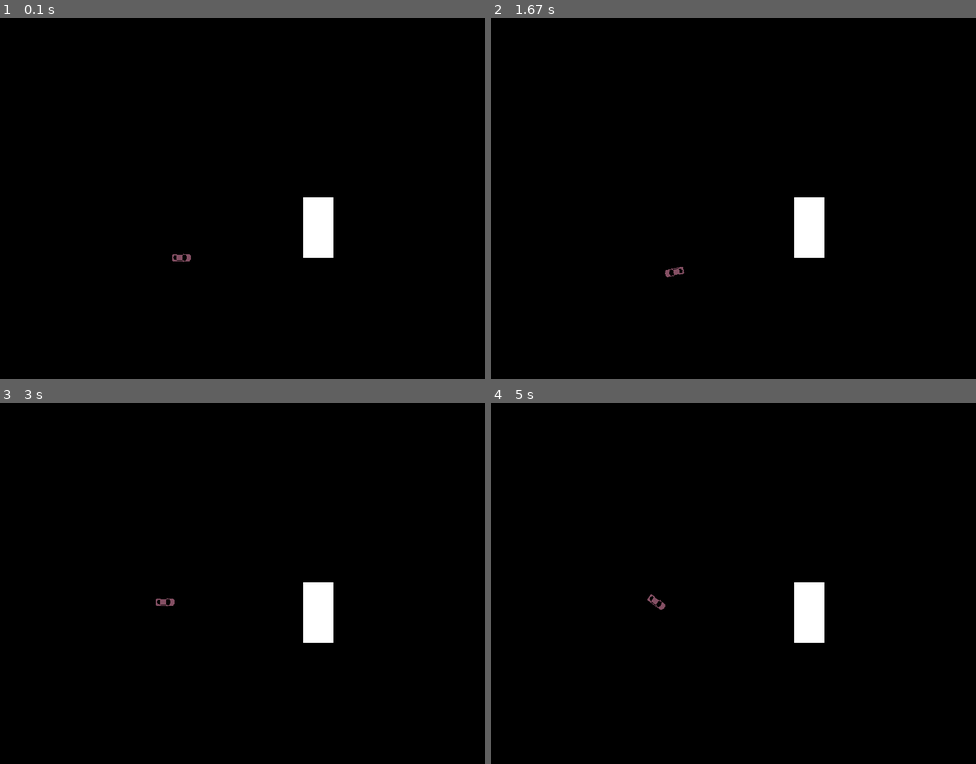
Above: before the commit, frames 1-4 (two rows, left to right).
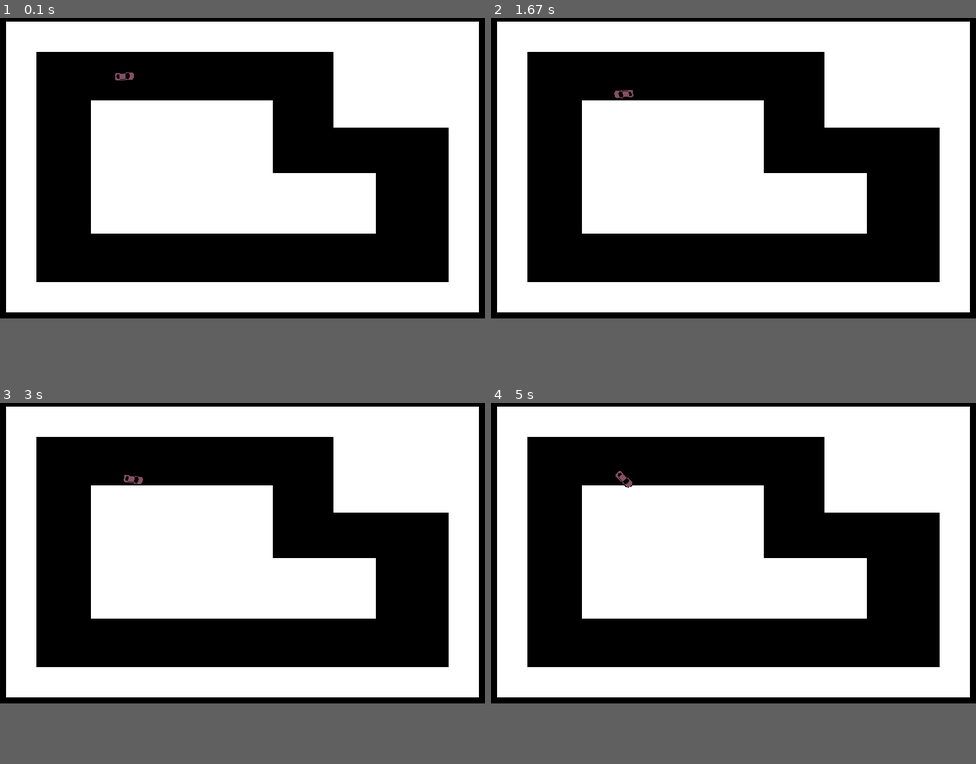
Above: after the commit, the same moments.

Repository: WilliamForSchool/PygameProject
Game: pygame game, started from neww.py
Same seed, same stepped clock (60 frames per second), same inputs: the game is played once before the commit and once after it.
Inputs:
- Up to frame 1 (0.1 s): no input
- Up to frame 2 (1.67 s): hold D 0.33-0.8 s; hold W 0.83-1.13 s; tap Shift at 0.9, 1.23, 1.53 s; tap Right Shift at 0.98 s; hold D 1.17-1.63 s
- Up to frame 3 (3 s): hold A 1.67-2.2 s; tap Shift at 1.73, 2.03, 2.3, 2.63, 2.93 s; hold S 2.23-2.53 s; tap Right Shift at 2.38 s; hold A 2.57-2.97 s
- Up to frame 4 (5 s): hold D 3.4-4.03 s; tap Shift at 3.47, 3.77, 4.53, 4.83 s; tap Right Shift at 3.55 s; hold A 4.47-4.93 s; hold D from 4.97 s (still down)
In our replay, the window is 800x600 before the commit and 800x500 after it. These sizes can differ from the game's own. Grey fills any space a smaller window leaves; there, only what the larger window draws over its background counts as a difference.

The runs differ from the first frame. In frame 1, 47% of the frame differs, in the area x 1-99%, y 1-82%; in frame 2, 47%; in frame 3, 47%; in frame 4, 47%.

Commit message:
Do Stuff with AI

Diff:
--- a/neww.py
+++ b/neww.py
@@ -9,7 +9,6 @@
 	def __init__(self):
 		self.walls = []
 		# 							   x,  y,  width, height
-		self.walls.append(pygame.Rect(500,300, 50, 100))
 
 
 	def addWall(self, wall):
@@ -17,7 +16,8 @@
 
 	def draw(self, surface):
 		# 				  screen,  color,         rectangle
-		pygame.draw.rect(surface, (255,255,255), self.walls[0])
+		for wall in self.walls:
+			pygame.draw.rect(surface, (255,255,255), wall)
 
 	def checkMapCollision(self, car):
 		for wall in self.walls:
@@ -37,17 +37,35 @@
 	def __init__(self):
 		super().__init__()
 		self.image = pygame.image.load('graphics\pure_red_car_32.png').convert_alpha()
-		self.rect = self.image.get_rect(center = (300,400))
+		self.rect = self.image.get_rect(center = (200,100))
 		var = pygame.PixelArray(self.image)
 		var.replace((220,0,0), (randint(0,255), randint(0,255), randint(0,255)))
-		self.x = 300.0 # store x independently of rectangle so that it can be a double
-		self.y = 400.0
+		self.x = 200.0 # store x independently of rectangle so that it can be a double
+		self.y = 100.0
 		self.changingGearUp = False
 		self.changingGearDown = False
 		self.gear = 1
 		self.angle = 0
 		self.master_image = self.image
 		self.master_rect = self.rect # keep a copy of the original rectangle for rotation
+		self.dna = []
+		self.currentIndex = 0
+		self.createNewDNA()
+
+	def createNewDNA(self):
+		for i in range(100):
+			prob = randint(1, 100)
+			if prob <= 80:
+				self.dna.append(0)
+			elif prob <= 85:
+				self.dna.append(1) # turn left
+			elif prob <= 90:
+				self.dna.append(2) # right
+			elif prob <= 95:
+				self.dna.append(3) #	gear down
+			else:
+				self.dna.append(4) # gear up
+
 
 	def forward(self, map):
 		oldx = self.x
@@ -62,10 +80,17 @@
 			self.y = oldy
 			self.rect.center = (self.x, self.y)
 
-	def back(self):
+	def back(self, map):
+		oldx = self.x
+		oldy = self.y
 		if(not self.gear == 0):
 			self.x = self.x - self.gear * math.cos(self.angle/180 * math.pi)
 			self.y = self.y - self.gear * math.sin(self.angle/180*math.pi)
+			self.rect.center = (self.x, self.y)
+
+		if map.checkMapCollision(self):
+			self.x = oldx
+			self.y = oldy
 			self.rect.center = (self.x, self.y)
 
 	def rotateLeft(self):
@@ -105,7 +130,7 @@
 		if keys[pygame.K_a]:
 			self.rotateLeft()
 		if keys[pygame.K_s]:
-			self.back()
+			self.back(map)
 		if keys[pygame.K_d]:
 			self.rotateRight()
 
@@ -119,19 +144,51 @@
 		else:
 			self.changingGearDown = False
 
+
+	def stepAI(self, map):
+			global dna
+			global index
+
+			if self.currentIndex < len(self.dna):
+				if(self.dna[self.currentIndex] == 1):
+					self.rotateLeft()
+				if(self.dna[self.currentIndex] == 2):
+					self.rotateRight()
+				if(self.dna[self.currentIndex] == 3):
+					self.gearDown()
+				if(self.dna[self.currentIndex] == 4):
+					self.gearUp()
+
+			self.forward(map)
+			self.currentIndex += 1
+
+
+
 	# Override
 	def update(self, map):
 		self.player_input(map)
+		self.stepAI(map)
 
 
 # Start of the main execution
 
 def clearScreen():
-	pygame.draw.rect(screen, 'Black', pygame.Rect(0,0,800,600))
+	pygame.draw.rect(screen, 'Black', pygame.Rect(0,0,800,500))
+
+def createMap1():
+# x , y, widht, height
+	map1.addWall(pygame.Rect(10,10,780,50)) # top
+	map1.addWall(pygame.Rect(740,10,50,480)) # right
+	map1.addWall(pygame.Rect(10,440,780,50)) # top?
+	map1.addWall(pygame.Rect(10,10,50,480))
+	map1.addWall(pygame.Rect(550,60,190,125))
+	map1.addWall(pygame.Rect(150,140,300,220))
+	map1.addWall(pygame.Rect(450,260,170,100))# left
+
 
 
 pygame.init() # initialize and start the pygame engine
-screen = pygame.display.set_mode((800, 600)) # open a window with size
+screen = pygame.display.set_mode((800, 500)) # open a window with size
 clock = pygame.time.Clock() # allows us to set FPS rates
 
 # make a single Car object
@@ -139,6 +196,7 @@
 car1.add(Car())
 
 map1 = Map()
+createMap1()
 
 
 while True:
